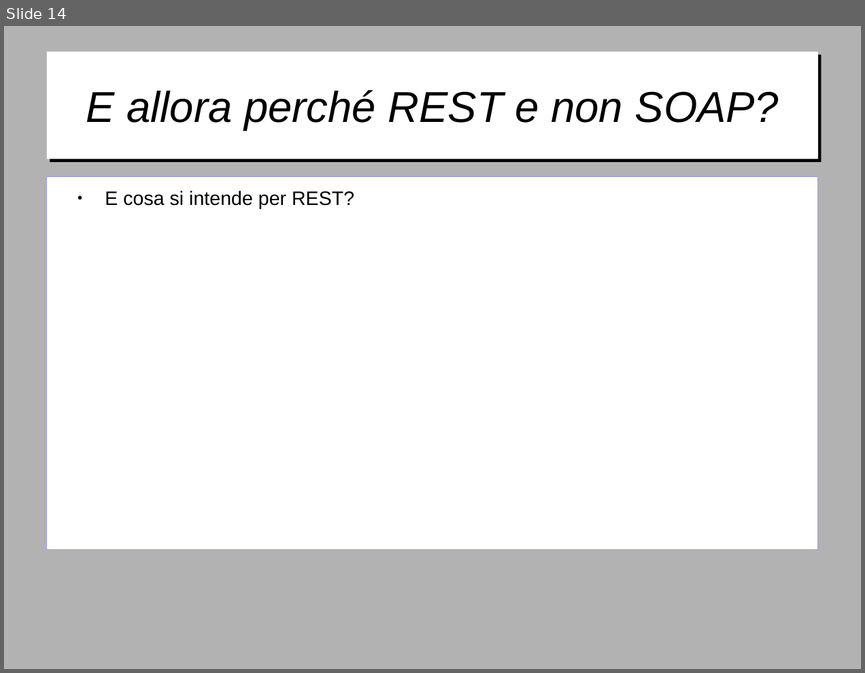
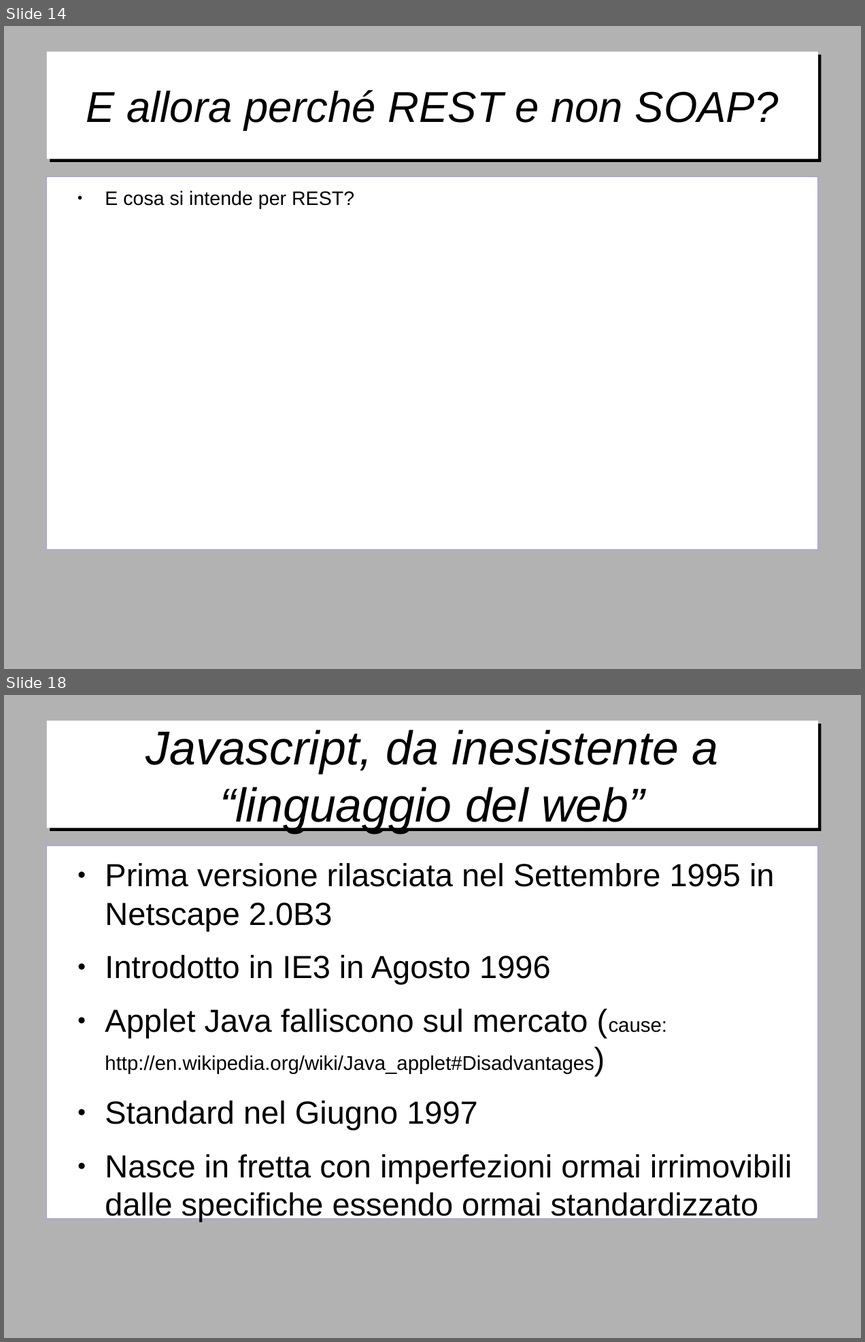
Before and after one commit to gitfer/ARXCourse, a slide deck: ARXCourse.odp. Shown one above the other, each under a label of ours: slide 14 before the commit, slides 14 and 18 after it; the slides between them are not shown. The pictures are 865x673 and 865x1342 pixels, drawn with LibreOffice and Linux fonts; fonts in the diff are those of the drawing; background and template pictures are left out. Boxes give left, top, right and bottom in pixels: in the first picture for what was removed or moved away, otherwise in the second. Text is boxed around its words. In the diff, an @@ line names an element or a change of style, - is before the commit and + after.

Commit message:
Inizio javascript

```diff
--- a/ARXCourse.odp
+++ b/ARXCourse.odp
@@ slide 18 added at bbox=[4, 695, 861, 1338], background #B2B2B2 @@
@@ title added at bbox=[47, 721, 818, 828], fill #FFFFFF, 44 pt, text #000000, italic @@
+Javascript, da inesistente a “linguaggio del web”
@@ text added at bbox=[47, 845, 818, 1218], fill #FFFFFF, outline #9999FF 0 pt, 29.6 pt, text #000000 @@
+● Prima versione rilasciata nel Settembre 1995 in Netscape 2.0B3
+● Introdotto in IE3 in Agosto 1996
+● Applet Java falliscono sul mercato (cause: http://en.wikipedia.org/wiki/Java_applet#Disadvantages)
+● Standard nel Giugno 1997
+● Nasce in fretta con imperfezioni ormai irrimovibili dalle specifiche essendo ormai standardizzato
```
Also in this commit, not shown: 4 other slides added.
